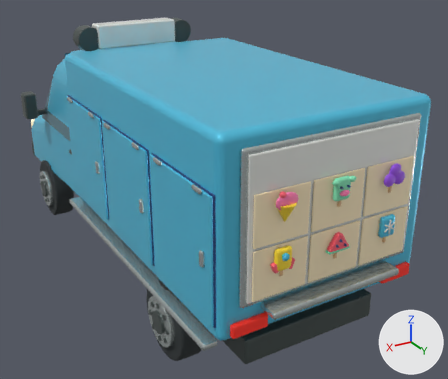
The Blender file source_blender/IceCreamVan.blend: old version first, new version second.
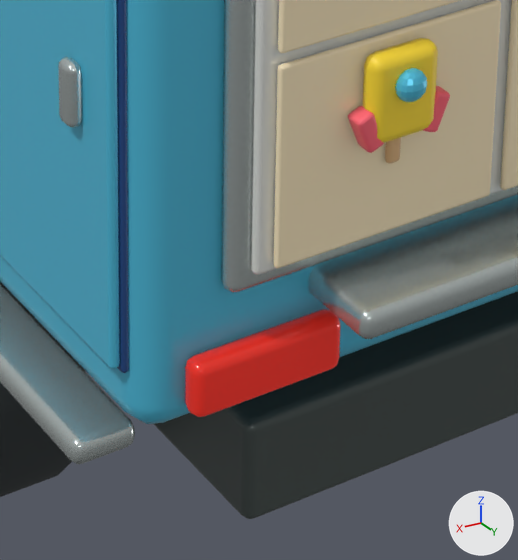
The first picture shows the older version from a 50 mm camera at (3.12, 6.46, 3.93) aimed at (-0.44, 0.53, 0.97). The close-ups show the older and then the newer version on the part from 41% to 70% of the width and 62% to 99% of the height of that picture. Only the edits that show in the close-ups are written down. Every picture has the same lights, and +X, +Y and +Z are marked at lower right.

Before the edit, the objects in view are built like this:
```python
me_kub_048 = bpy.data.meshes.new('Kub.048')
me_kub_048.from_pydata(...)  # 96 vertices, 98 faces; spans x -0.175..0.175, y -0.03..0.03, z -0.065..0.065
me_kub_048.materials.append(mat_tail_lamp)  # red #e12c21, glowing red #e12c21
me_kub_051 = bpy.data.meshes.new('Kub.051')
me_kub_051.from_pydata(...)  # 96 vertices, 98 faces; spans x -0.85..0.85, y -0.01..0.01, z -0.62..0.62
me_kub_051.materials.append(mat_warm_ceramic_white)  # white #f2f5f0
me_kub_060 = bpy.data.meshes.new('Kub.060')
me_kub_060.from_pydata(...)  # 96 vertices, 98 faces; spans x -0.08..0.08, y -0.027..0.027, z -0.097..0.097
me_kub_060.materials.append(mat_lemon_yellow)  # yellow #ffde35
ob_fruit_ice_001 = bpy.data.objects.new('Fruit ice.001', me_kub_060)
ob_fruit_ice_001.parent = ob_sjöstadsglass
ob_fruit_ice_001.location = (0.55, 3.066, 1.538)
ob_illustrated_menu = bpy.data.objects.new('Illustrated menu', me_kub_051)
ob_illustrated_menu.parent = ob_sjöstadsglass
ob_illustrated_menu.location = (0.0, 3.01, 1.81)
ob_tail_lamp_001 = bpy.data.objects.new('Tail lamp.001', me_kub_048)
ob_tail_lamp_001.parent = ob_sjöstadsglass
ob_tail_lamp_001.location = (0.8, 2.99, 0.96)
# also in view: 'Menu card.003' at (0.55, 3.04, 1.43); 'Porthole' at (0.55, 3.1, 1.57); 'Chassis' at (0.0, 0.0, 0.54); 'Freezer hatch.005' at (1.09, 2.38, 1.56); 'Menu card' at (0.55, 3.04, 1.9)
```
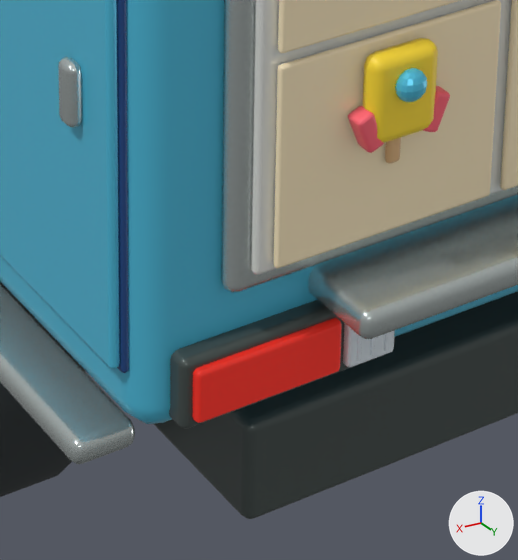
Pixel boxes [x1, y1, x2, y2] of what changed, in the close-ups (518 x 560 px):
'Tail lamp.001', reshaped, moved
    before: [185, 309, 341, 417]
    after: [192, 318, 342, 423]
'Rear combination lamp housing.001', added
    after: [169, 300, 383, 429]
'Reversing lens.001', added
    after: [343, 323, 395, 367]
'Backlight lens rib.005', added
    after: [357, 335, 362, 361]
'Backlight lens rib.003', added
    after: [384, 333, 389, 351]
'Backlight lens rib.004', added
    after: [370, 337, 376, 356]

Patch to the scene script:
```diff
--- a/source_blender/IceCreamVan.blend.py
+++ b/source_blender/IceCreamVan.blend.py
@@ me_kub_048 @@
 # used by ob_tail_lamp_001; parent = ob_sjöstadsglass; location = (0.8, 2.99, 0.96)
-me_kub_048.from_pydata(...)  # 96 vertices, 98 faces; spans x -0.175..0.175, y -0.03..0.03, z -0.065..0.065
+me_kub_048.from_pydata(...)  # 96 vertices, 98 faces; spans x -0.171..0.171, y -0.016..0.016, z -0.062..0.062
+# me_kub_048 part 1: 96 of 96 vertices moved; they spanned x -0.175..0.175, y -0.03..0.03, z -0.065..0.065 and now span x -0.171..0.171, y -0.016..0.016, z -0.062..0.062; mean shift (0.0, 0.0, 0.0)
 me_kub_048.materials.append(mat_tail_lamp)
@@ ob_tail_lamp_001 @@
 ob_tail_lamp_001.parent = ob_sjöstadsglass
-ob_tail_lamp_001.location = (0.8, 2.99, 0.96)
+ob_tail_lamp_001.location = (0.806, 3.012, 0.96)
@@ ob_backlight_lens_rib_005 @@
+ob_backlight_lens_rib_005 = bpy.data.objects.new('Backlight lens rib.005', me_cube_058)  # 96 vertices, 98 faces; spans x -0.0045..0.0045, y -0.003..0.003, z -0.046..0.046; in mat_reverse_lamp_ice_van_lens (white #e6f0f7)
+ob_backlight_lens_rib_005.parent = ob_sjöstadsglass
+ob_backlight_lens_rib_005.location = (0.596, 3.029, 0.96)
@@ ob_backlight_lens_rib_004 @@
+ob_backlight_lens_rib_004 = bpy.data.objects.new('Backlight lens rib.004', me_cube_057)  # 96 vertices, 98 faces; spans x -0.0045..0.0045, y -0.003..0.003, z -0.046..0.046; in mat_reverse_lamp_ice_van_lens (white #e6f0f7)
+ob_backlight_lens_rib_004.parent = ob_sjöstadsglass
+ob_backlight_lens_rib_004.location = (0.562, 3.029, 0.96)
@@ ob_backlight_lens_rib_003 @@
+ob_backlight_lens_rib_003 = bpy.data.objects.new('Backlight lens rib.003', me_cube_056)  # 96 vertices, 98 faces; spans x -0.0045..0.0045, y -0.003..0.003, z -0.046..0.046; in mat_reverse_lamp_ice_van_lens (white #e6f0f7)
+ob_backlight_lens_rib_003.parent = ob_sjöstadsglass
+ob_backlight_lens_rib_003.location = (0.528, 3.029, 0.96)
@@ ob_reversing_lens_001 @@
+ob_reversing_lens_001 = bpy.data.objects.new('Reversing lens.001', me_cube_055)  # 96 vertices, 98 faces; spans x -0.059..0.059, y -0.016..0.016, z -0.062..0.062; in mat_reverse_lamp_ice_van_lens (white #e6f0f7)
+ob_reversing_lens_001.parent = ob_sjöstadsglass
+ob_reversing_lens_001.location = (0.562, 3.012, 0.96)
@@ ob_rear_combination_lamp_housing_001 @@
+ob_rear_combination_lamp_housing_001 = bpy.data.objects.new('Rear combination lamp housing.001', me_cube_053)  # 96 vertices, 98 faces; spans x -0.25..0.25, y -0.037..0.037, z -0.084..0.084; in mat_graphite_trim (dark grey #4d5755)
+ob_rear_combination_lamp_housing_001.parent = ob_sjöstadsglass
+ob_rear_combination_lamp_housing_001.location = (0.75, 2.973, 0.96)
```
